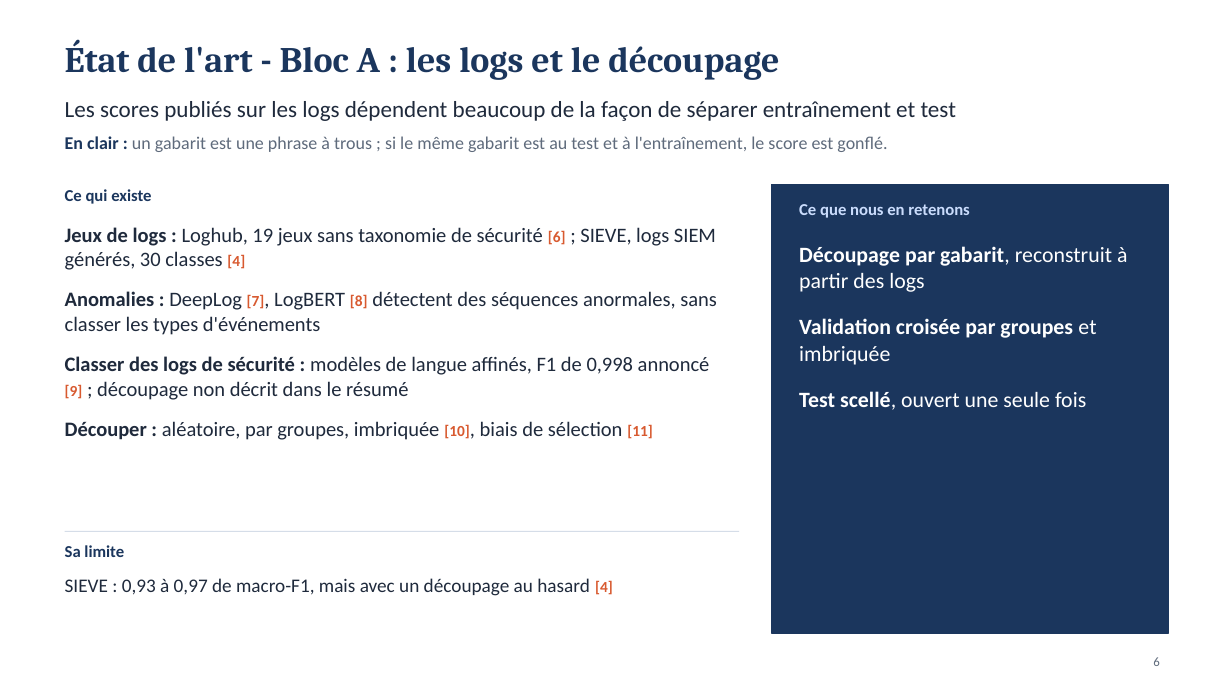
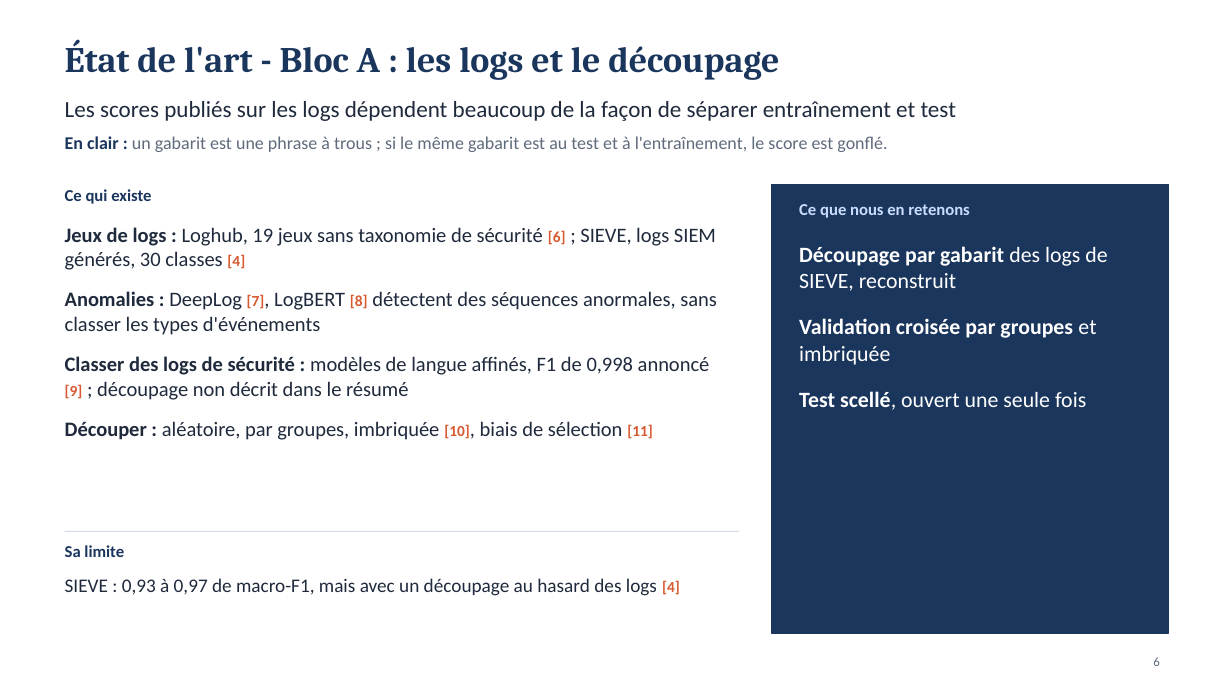
Before and after one commit to MADENIYOU/siem-open-world-log-classification, a slide deck: slide 6 of presentation/Soutenance_SIEM_monde_ouvert.pptx. Drawn at 1232x693 pixels with LibreOffice and Linux fonts; fonts in the diff are those of the drawing. Boxes give left, top, right and bottom in pixels: in the first picture for what was removed or moved away, otherwise in the second. Text is boxed around its words. In the diff, an @@ line names an element or a change of style, - is before the commit and + after.

```diff
--- a/presentation/Soutenance_SIEM_monde_ouvert.pptx
+++ b/presentation/Soutenance_SIEM_monde_ouvert.pptx
@@ text at (799, 246, 1107, 291): text changed @@
-Découpage par gabarit, reconstruit à partir des logs
+Découpage par gabarit des logs de SIEVE, reconstruit
@@ text at (65, 578, 680, 596): text changed @@
-SIEVE : 0,93 à 0,97 de macro-F1, mais avec un découpage au hasard [4]
+SIEVE : 0,93 à 0,97 de macro-F1, mais avec un découpage au hasard des logs [4]
```
Also in this commit, not shown: 10 other slides changed, 2 other files.
